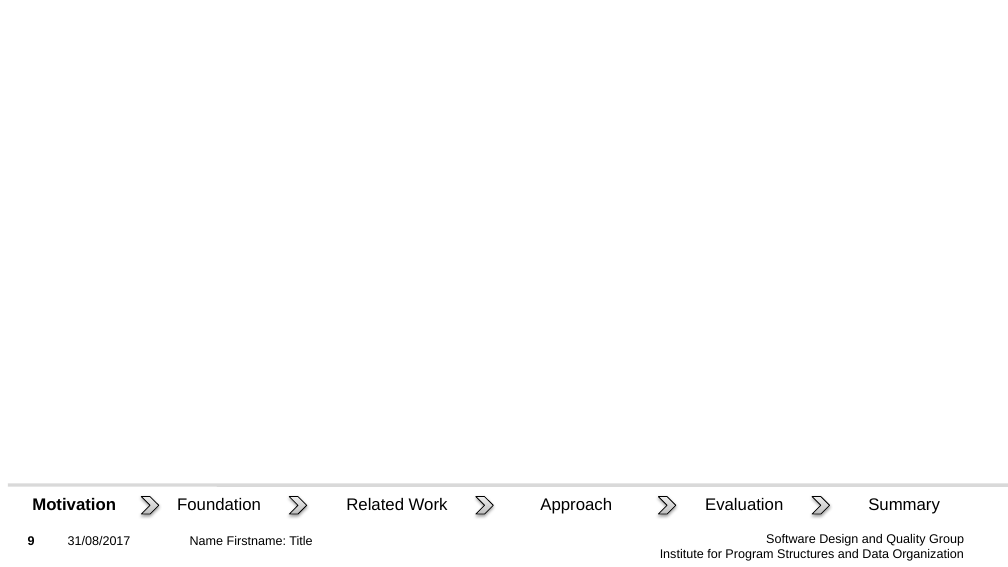
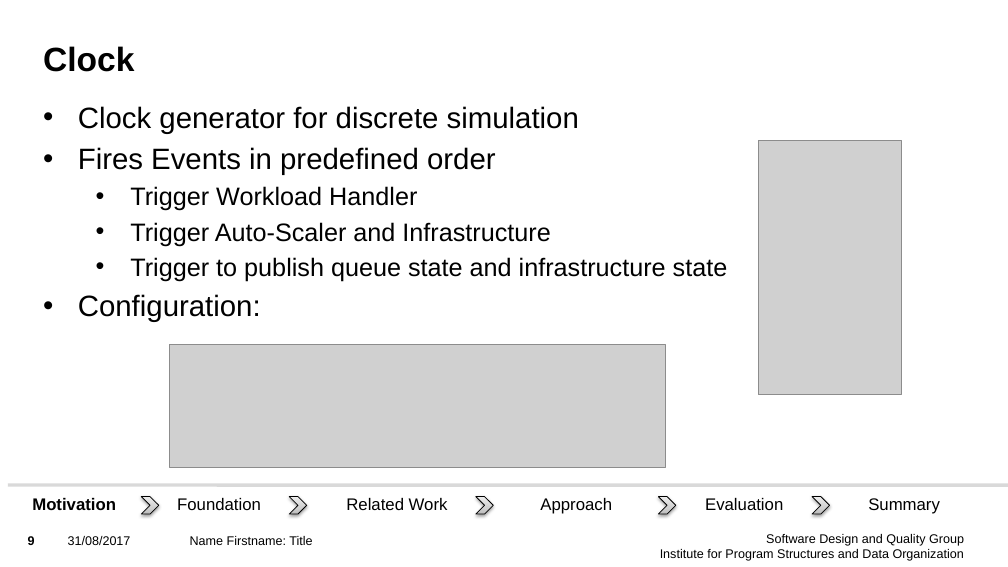
Before and after one commit to Benkler/PraktikumWerzeugeAgileModellierung, a slide deck: slide 9 of Präsentation/SDQ_Presentation_Template_16_9.pptx. Drawn at 1008x567 pixels with LibreOffice and Linux fonts; fonts in the diff are those of the drawing; grey boxes stand for pictures; background and template pictures are left out. Boxes give left, top, right and bottom in pixels: in the first picture for what was removed or moved away, otherwise in the second. Text is boxed around its words. In the diff, an @@ line names an element or a change of style, - is before the commit and + after.

```diff
--- a/Präsentation/SDQ_Presentation_Template_16_9.pptx
+++ b/Präsentation/SDQ_Presentation_Template_16_9.pptx
@@ title added at bbox=[43, 46, 134, 72], 32 pt, text #000000, bold @@
+Clock
@@ text added at bbox=[78, 106, 728, 322], 24 pt, text #000000 @@
+• Clock generator for discrete simulation
+• Fires Events in predefined order
+  • Trigger Workload Handler
+  • Trigger Auto-Scaler and Infrastructure
+  • Trigger to publish queue state and infrastructure state
+• Configuration:
@@ picture added at bbox=[758, 141, 901, 395] @@
@@ picture added at bbox=[170, 344, 665, 468] @@
```
Also in this commit, not shown: 11 other slides changed, 13 slides added, 7 other files.
